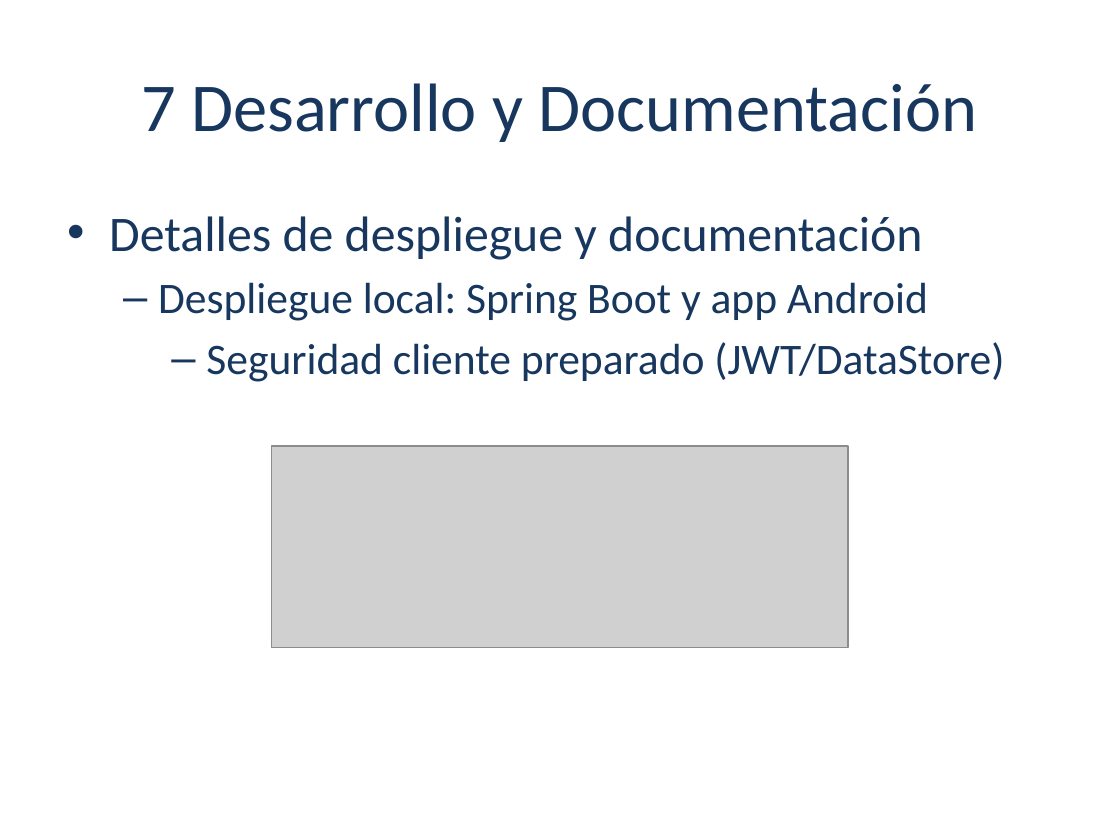
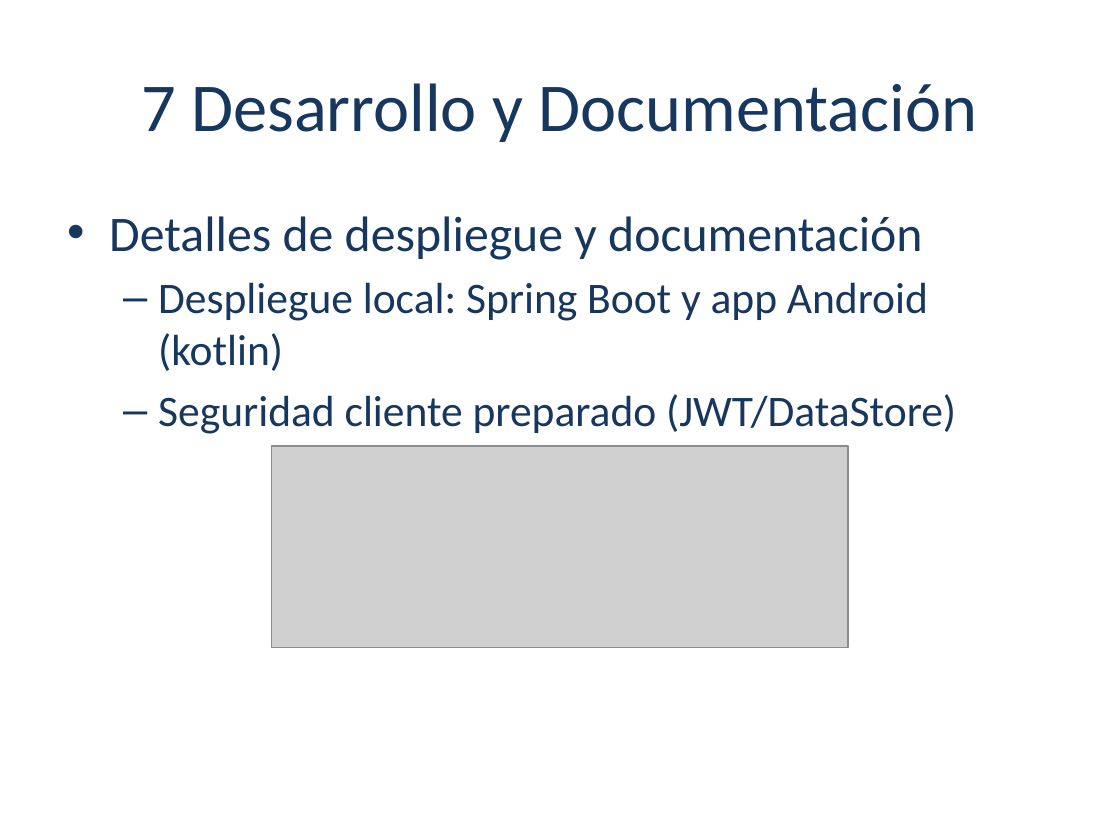
Before and after one commit to Nachetto/2damnotebook, a slide deck: slide 5 of TFG/Finale/GamingHub_TFG_Presentacion.pptx. Drawn at 1120x840 pixels with LibreOffice and Linux fonts; fonts in the diff are those of the drawing; grey boxes stand for pictures; background and template pictures are left out. Boxes give left, top, right and bottom in pixels: in the first picture for what was removed or moved away, otherwise in the second. Text is boxed around its words. In the diff, an @@ line names an element or a change of style, - is before the commit and + after.

```diff
--- a/TFG/Finale/GamingHub_TFG_Presentacion.pptx
+++ b/TFG/Finale/GamingHub_TFG_Presentacion.pptx
@@ text at box(158, 282, 928, 371): text changed @@
-  – Despliegue local: Spring Boot y app Android
+  – Despliegue local: Spring Boot y app Android (kotlin)
@@ text at box(158, 394, 956, 434): alignment centre to left @@
```
Also in this commit, not shown: 2 other slides changed, 2 slides added.
